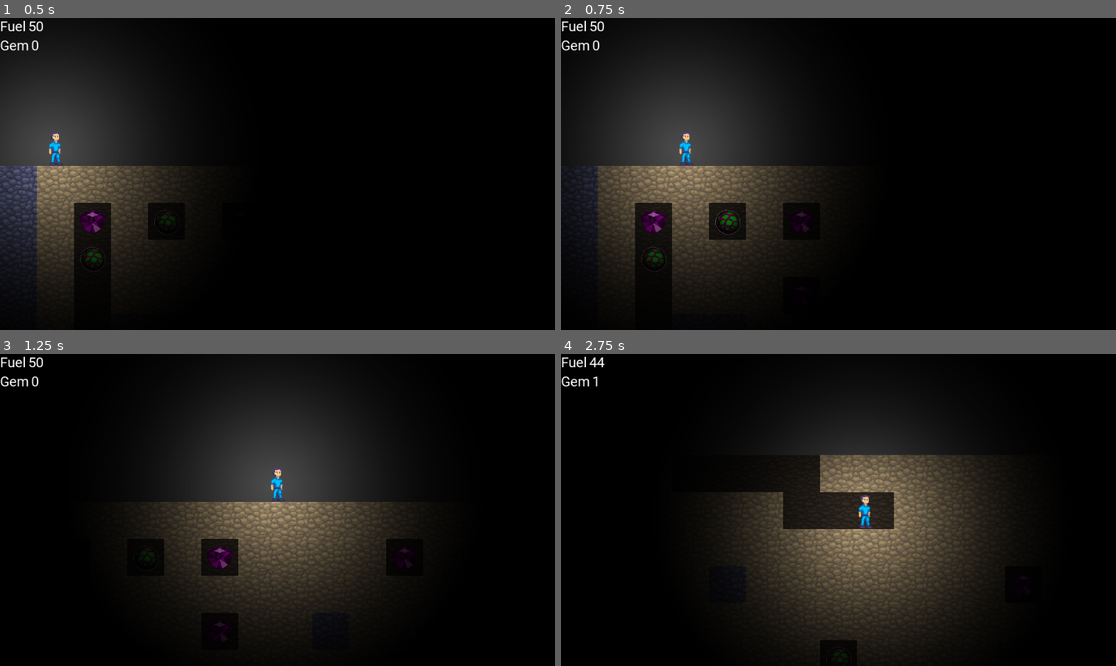
Above: before the commit, frames 1-4 (two rows, left to right).
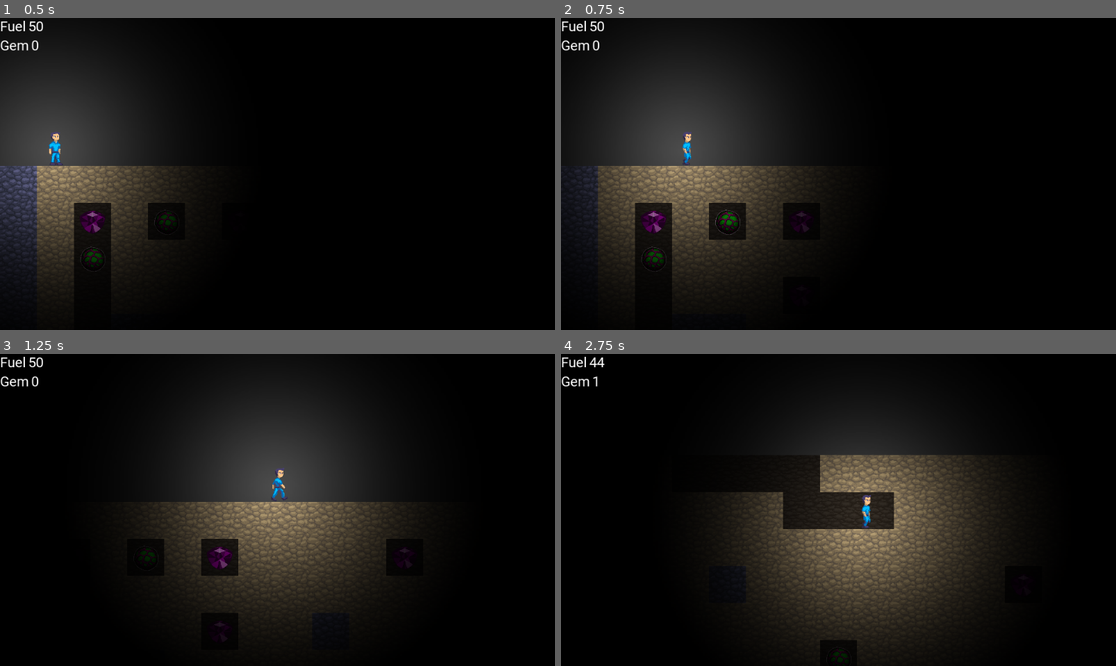
Above: after the commit, the same moments.

Repository: jusw85/ld48-godot
Game: Godot game, scene res://main.tscn
The game is run twice, just before and just after one commit, with the same random seed, the same clock (stepped at 60 frames per second) and the same inputs.
Inputs:
- Up to frame 1 (0.5 s): no input
- Up to frame 2 (0.75 s): tap Enter at 0.5 s; hold Right (ui_right) from 0.53 s (still down)
- Up to frame 3 (1.25 s): keep holding Right (ui_right)
- Up to frame 4 (2.75 s): release Right (ui_right) at 1.28 s; hold Down (ui_down) 1.28-2.03 s; tap R (restart) at 2 s; hold Right (ui_right) from 2.03 s (still down)

Frame 1 is identical in both runs. In frame 2, 0.1% of the frame differs, in the area x 21-24%, y 36-48%; in frame 3, 0.2%, in the area x 48-52%, y 36-48%; in frame 4, 0.2%.

Commit message:
Add walking animation

Diff:
--- a/player/player.gd
+++ b/player/player.gd
@@ -83,8 +83,6 @@
 	velocity.y = clamp(velocity.y, 0, INF)
 	move_and_slide(velocity)
 
-	_flip_sprite(dir.x)
-
 	if is_grounded and r_cast.is_colliding() and dir.x > 0:
 		var pos := r_cast.get_collision_point()
 		pos.x += 1
@@ -94,6 +92,12 @@
 		var pos := l_cast.get_collision_point()
 		pos.x -= 1
 		_try_eat_rock(pos)
+
+	if not state == STATES.DEAD and is_grounded and velocity.x != 0.0:
+		sprite.play("walking")
+	else:
+		sprite.play("idle")
+	_flip_sprite(dir.x)
 
 
 func _global_pos_to_tileinfo(pos: Vector2) -> TileInfo:
